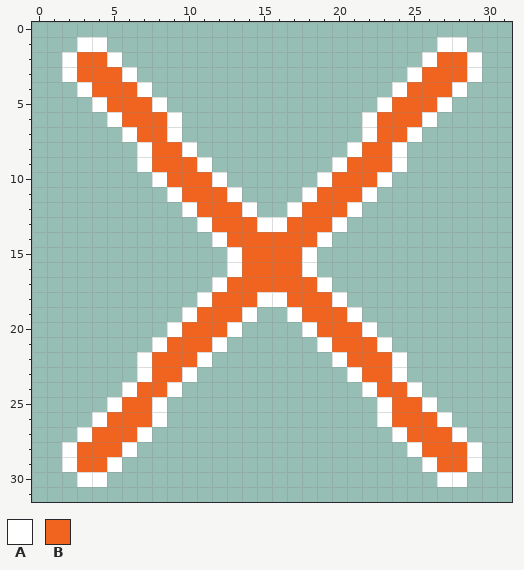
Edited in one commit: pixel-art file (assets/in_progress_sprites/buttons/x_button/base_pressed.aseprite). Above: the version before the commit.
32x32 pixels, 1 frame.
Palette (. is transparent): A #ffffff  B #f1641f
Pixels before, first column x 2:
 1 .AA......................AA.
 2 ABBA....................ABBA
 3 ABBBA..................ABBBA
 4 .ABBBA................ABBBA.
 5 ..ABBBA..............ABBBA..
 6 ...ABBBA............ABBBA...
 7 ....ABBA............ABBA....
 8 .....ABBA..........ABBA.....
 9 .....ABBBA........ABBBA.....
10 ......ABBBA......ABBBA......
11 .......ABBBA....ABBBA.......
12 ........ABBBA..ABBBA........
13 .........ABBBAABBBA.........
14 ..........ABBBBBBA..........
15 ...........ABBBBA...........
16 ...........ABBBBA...........
17 ..........ABBBBBBA..........
18 .........ABBBAABBBA.........
19 ........ABBBA..ABBBA........
20 .......ABBBA....ABBBA.......
21 ......ABBBA......ABBBA......
22 .....ABBBA........ABBBA.....
23 .....ABBA..........ABBA.....
24 ....ABBA............ABBA....
25 ...ABBA..............ABBA...
26 ..ABBBA..............ABBBA..
27 .ABBBA................ABBBA.
28 ABBBA..................ABBBA
29 ABBA....................ABBA
30 .AA......................AA.
After:
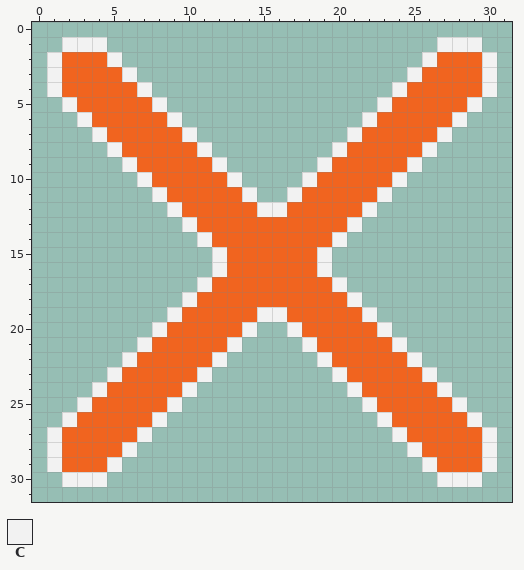
Colours new in this view: C #f2f2f2
Edits made:
The author put colour B in row 4 at x 2 and 29; in row 5 at x 3 and 28; in row 6 at x 4 and 27; in row 7 at x 5 and 26; in row 8 at x 6 and 25; in row 23 at x 6 and 25.
The author put colour B in row 24 at x 5 and 26; in row 25 at x 4 and 27; in row 26 at x 3 and 28; in row 27 at x 2 and 29.
Colour A becomes colour B in rows 2 to 3 at x 2 and 29; in row 4 at x 3 and 28; in row 5 at x 4 and 27; in row 6 at x 5 and 26; in row 7 at x 6, 9, 22 and 25; in row 8 at x 7, 10, 21 and 24.
Colour A becomes colour B in row 9 at x 7, 11, 20 and 24; in row 10 at x 8, 12, 19 and 23; in row 11 at x 9, 13, 18 and 22; in row 12 at x 10, 14, 17 and 21; in row 13 at x 11, 15 to 16 and 20; in row 14 at x 12 and 19.
Colour A becomes colour B in rows 15 to 16 at x 13 and 18; in row 17 at x 12 and 19; in row 18 at x 11, 15 to 16 and 20; in row 19 at x 10, 14, 17 and 21; in row 20 at x 9, 13, 18 and 22; in row 21 at x 8, 12, 19 and 23.
Colour A becomes colour B in row 22 at x 7, 11, 20 and 24; in row 23 at x 7, 10, 21 and 24; in row 24 at x 6, 9, 22 and 25; in row 25 at x 5, 8, 23 and 26; in row 26 at x 4 and 27; in row 27 at x 3 and 28.
Colour A becomes colour B in rows 28 to 29 at x 2 and 29.
The author put colour C in row 1 at x 2 and 29; in rows 2 to 4 at x 1 and 30; in row 5 at x 2 and 29; in row 6 at x 3 and 28; in row 7 at x 4, 10, 21 and 27; in row 8 at x 5, 11, 20 and 26.
The author put colour C in row 9 at x 6, 12, 19 and 25; in row 10 at x 7, 13, 18 and 24; in row 11 at x 8, 14, 17 and 23; in row 12 at x 9, 15 to 16 and 22; in row 13 at x 10 and 21; in row 14 at x 11 and 20.
The author put colour C in rows 15 to 16 at x 12 and 19; in row 17 at x 11 and 20; in row 18 at x 10 and 21; in row 19 at x 9, 15 to 16 and 22; in row 20 at x 8, 14, 17 and 23; in row 21 at x 7, 13, 18 and 24.
The author put colour C in row 22 at x 6, 12, 19 and 25; in row 23 at x 5, 11, 20 and 26; in row 24 at x 4, 10, 21 and 27; in row 25 at x 3, 9, 22 and 28; in row 26 at x 2 and 29; in rows 27 to 29 at x 1 and 30.
The author put colour C in row 30 at x 2 and 29.
Colour A becomes colour C in row 1 at x 3 to 4 and 27 to 28; in row 2 at x 5 and 26; in row 3 at x 6 and 25; in row 4 at x 7 and 24; in row 5 at x 8 and 23; in row 6 at x 9 and 22.
Colour A becomes colour C in row 26 at x 8 and 23; in row 27 at x 7 and 24; in row 28 at x 6 and 25; in row 29 at x 5 and 26; in row 30 at x 3 to 4 and 27 to 28.
Changed places in both pictures, as pixel boxes (x1, y1, x2, y2):
changed: (47, 37, 497, 487)
